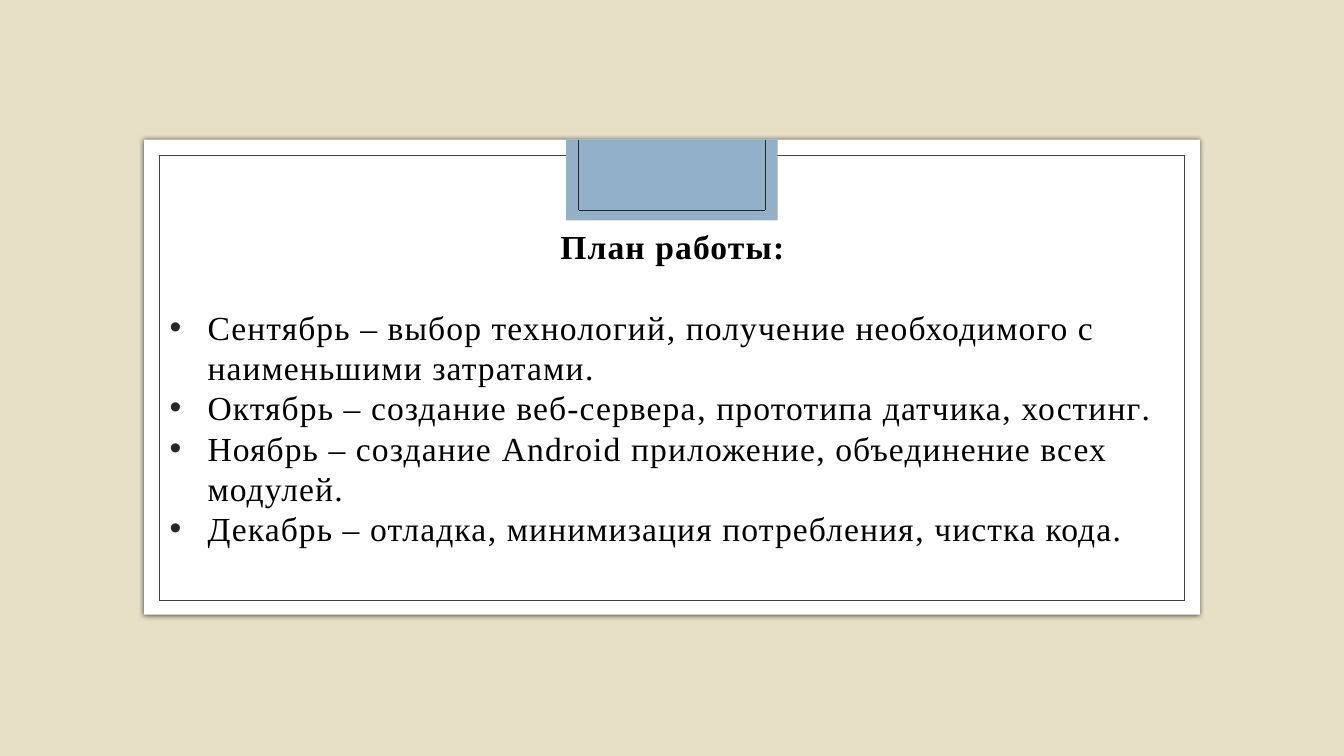
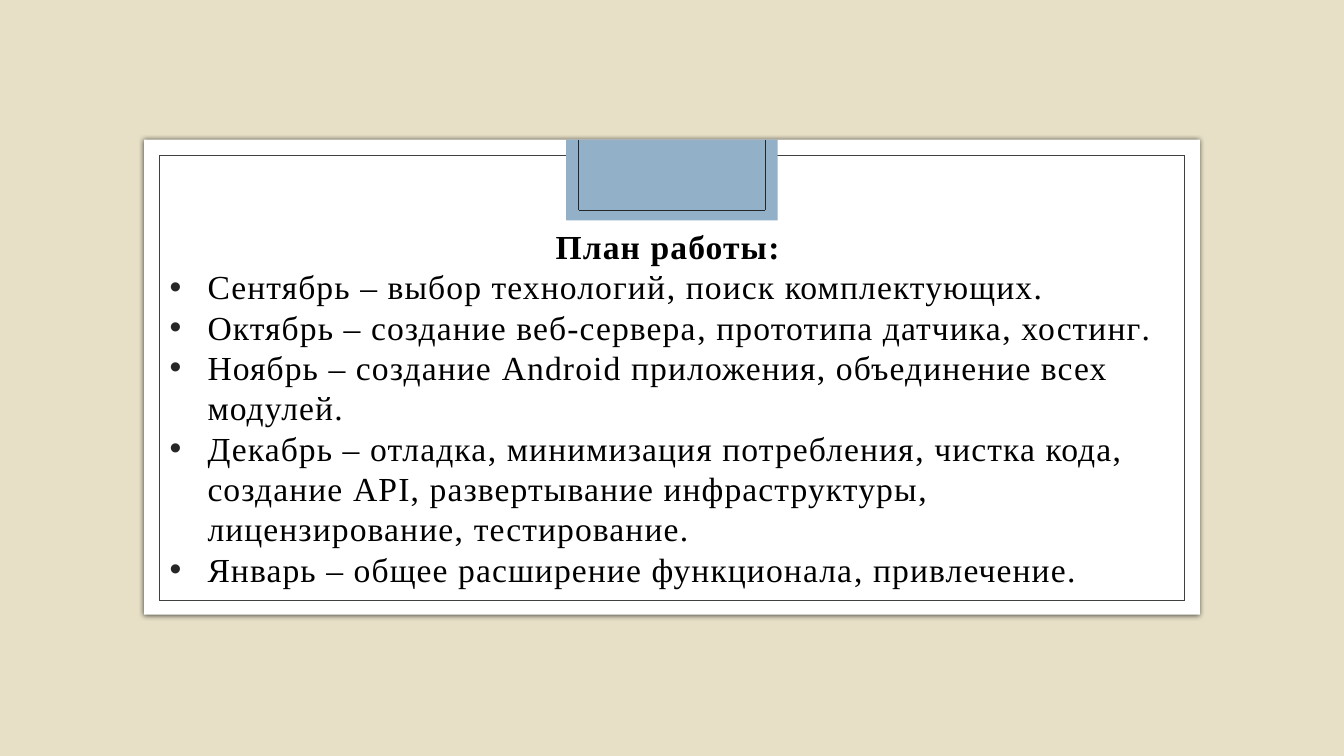
Before and after one commit to funcid/meteo-service, a slide deck: slide 3 of Метеосервис презентация.pptx (slide 4 before the commit). Drawn at 1344x756 pixels with LibreOffice and Linux fonts; fonts in the diff are those of the drawing; background and template pictures are left out. Boxes give left, top, right and bottom in pixels: in the first picture for what was removed or moved away, otherwise in the second. Text is boxed around its words. In the diff, an @@ line names an element or a change of style, - is before the commit and + after.

```diff
--- a/Метеосервис презентация.pptx
+++ b/Метеосервис презентация.pptx
@@ subtitle at bbox=[208, 275, 1042, 306]: text changed @@
-• Сентябрь – выбор технологий, получение необходимого с наименьшими затратами.
+• Сентябрь – выбор технологий, поиск комплектующих.
@@ subtitle at bbox=[208, 356, 1122, 588]: text changed @@
-• Ноябрь – создание Android приложение, объединение всех модулей.
-• Декабрь – отладка, минимизация потребления, чистка кода.
+• Ноябрь – создание Android приложения, объединение всех модулей.
+• Декабрь – отладка, минимизация потребления, чистка кода, создание API, развертывание инфраструктуры, лицензирование, тестирование.
+• Январь – общее расширение функционала, привлечение.
```
Also in this commit, not shown: 4 other slides changed, 5 slides removed, 6 other files.
